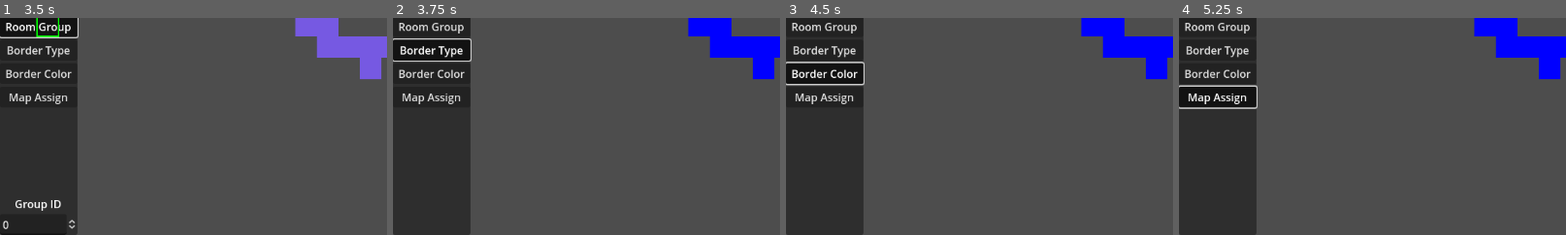
Above: before the commit, frames 1-4 (left to right).
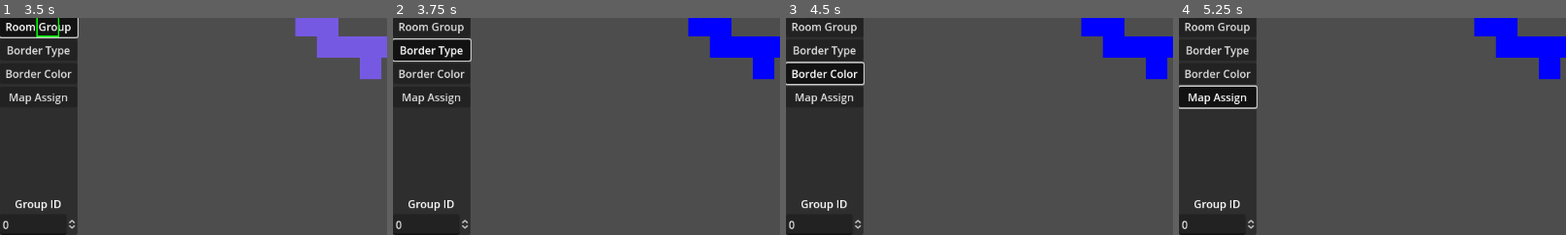
Above: after the commit, the same moments.

Repository: KoBeWi/Metroidvania-System
Game: Godot game, scene res://MetroidvaniaSystem/MapEditor/MapEditor.tscn
Same seed, same stepped clock (60 frames per second), same inputs: the game is played once before the commit and once after it.
Inputs:
- Up to frame 1 (3.5 s): click "Room Layout" at 0.5 s; click "Room Symbol" at 1.25 s; click "Room Color" at 2 s; click "Room Group" at 2.75 s
- Up to frame 2 (3.75 s): click "Border Type" at 3.5 s
- Up to frame 3 (4.5 s): click "Border Color" at 4.25 s
- Up to frame 4 (5.25 s): click "Map Assign" at 5 s
The pictures show only the part of the screen within x 0-50%, y 50-100%; the shares and areas given below are measured in that part.

Frame 1 is identical in both runs. In frame 2, 0.4% of the frame differs, in the area x 0-20%, y 83-100%; in frame 3, 0.4%; in frame 4, 0.4%.
Error in both runs: Trying to assign an array of type "Array" to a variable of type "Array[Vector3i]". (res://MetroidvaniaSystem/System/MetroidvaniaSystem.gd:114)

Commit message:
Simplify group

Diff:
--- a/MetroidvaniaSystem/MapEditor/MapEditor.gd
+++ b/MetroidvaniaSystem/MapEditor/MapEditor.gd
@@ -4,6 +4,8 @@
 
 @onready var map_overlay: Control = $MapOverlay
 @onready var map: Control = %Map
+
+@export var mode_group: ButtonGroup
 
 const NULL_VECTOR2I = Vector2i(-9999999, -9999999)
 
@@ -15,7 +17,7 @@
 var current_layer: int
 
 func _ready() -> void:
-	%RoomLayout.button_group.pressed.connect(mode_pressed)
+	mode_group.pressed.connect(mode_pressed)
 	get_current_sub_editor()._editor_enter()
 
 func mode_pressed(button: BaseButton):
@@ -31,7 +33,7 @@
 	map_overlay.queue_redraw()
 
 func get_current_sub_editor() -> Control:
-	return %Modes.get_child(mode)
+	return mode_group.get_pressed_button()
 
 func _on_map_input(event: InputEvent) -> void:
 	if event is InputEventMouseMotion:
--- a/MetroidvaniaSystem/MapEditor/MapEditor.tscn
+++ b/MetroidvaniaSystem/MapEditor/MapEditor.tscn
@@ -239,6 +239,7 @@
 grow_horizontal = 2
 grow_vertical = 2
 script = ExtResource("1_6eyhl")
+mode_group = SubResource("ButtonGroup_pv7fp")
 metadata/_edit_lock_ = true
 
 [node name="PanelContainer" type="PanelContainer" parent="."]
@@ -247,7 +248,6 @@
 offset_bottom = 648.0
 
 [node name="Modes" type="VBoxContainer" parent="PanelContainer"]
-unique_name_in_owner = true
 layout_mode = 2
 offset_right = 115.0
 offset_bottom = 648.0
@@ -262,7 +262,6 @@
 horizontal_alignment = 1
 
 [node name="RoomLayout" type="Button" parent="PanelContainer/Modes"]
-unique_name_in_owner = true
 layout_mode = 2
 offset_top = 218.0
 offset_right = 115.0
@@ -339,6 +338,7 @@
 offset_bottom = 648.0
 mouse_filter = 2
 alignment = 2
+metadata/_edit_lock_ = true
 
 [node name="Groups" type="VBoxContainer" parent="PanelContainer/EditControls"]
 unique_name_in_owner = true
@@ -367,6 +367,7 @@
 offset_right = 115.0
 offset_bottom = 648.0
 mouse_filter = 2
+metadata/_edit_lock_ = true
 
 [node name="Label" type="Label" parent="PanelContainer/Layer"]
 layout_mode = 2
